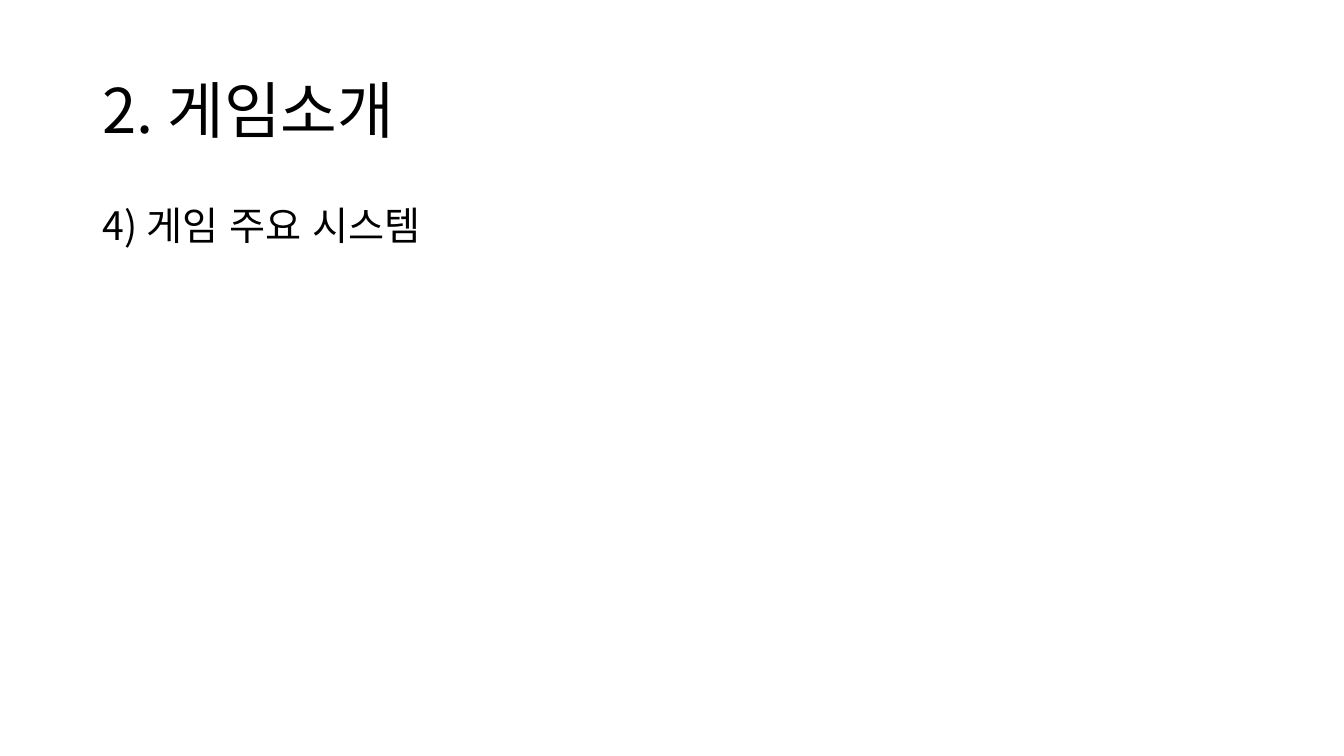
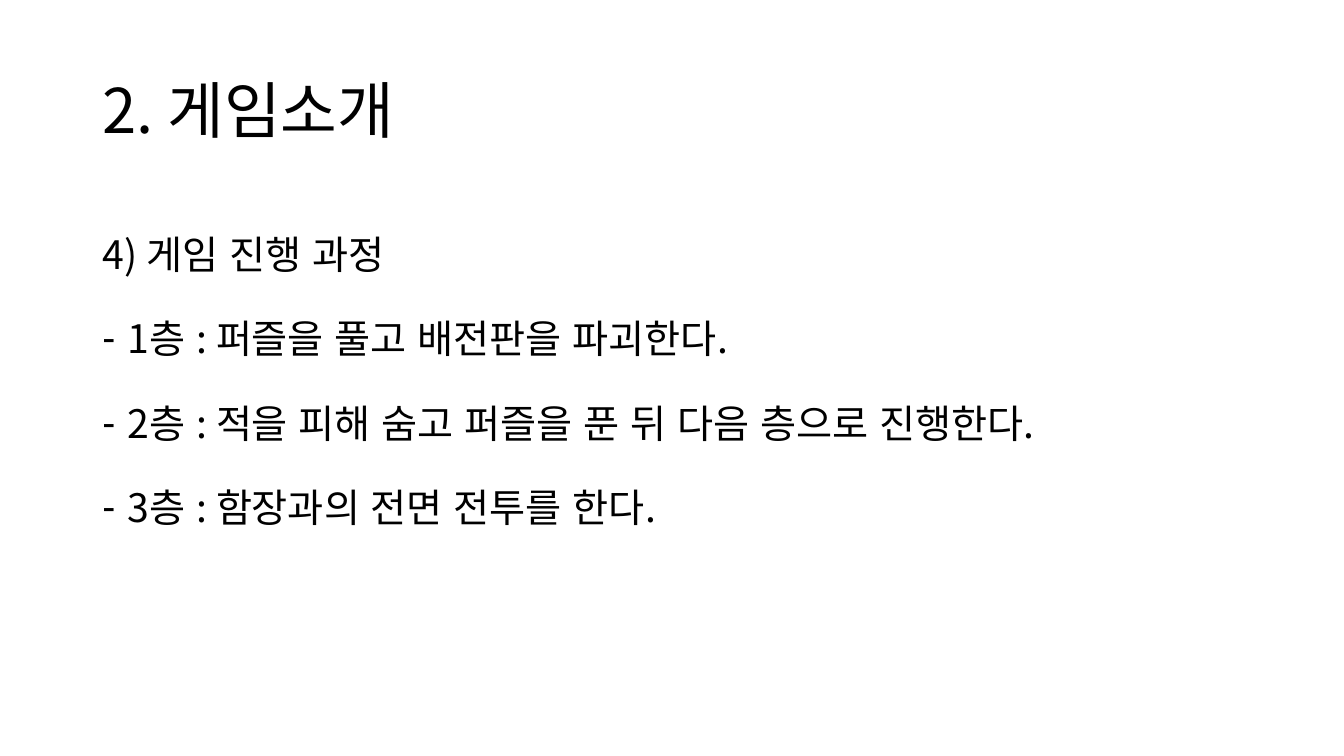
Before and after one commit to Mained606/SpaceShipLooting_VR, a slide deck: slide 8 of 진행/게임PPT/SpaceShip.pptx (slide 9 before the commit). Drawn at 1344x756 pixels with LibreOffice and Linux fonts; fonts in the diff are those of the drawing. Boxes give left, top, right and bottom in pixels: in the first picture for what was removed or moved away, otherwise in the second. Text is boxed around its words. In the diff, an @@ line names an element or a change of style, - is before the commit and + after.

```diff
--- a/진행/게임PPT/SpaceShip.pptx
+++ b/진행/게임PPT/SpaceShip.pptx
@@ text at (x1=102, y1=236, x2=1035, y2=525): text changed @@
-4) 게임 주요 시스템
+4) 게임 진행 과정
+– 1층 : 퍼즐을 풀고 배전판을 파괴한다.
+– 2층 : 적을 피해 숨고 퍼즐을 푼 뒤 다음 층으로 진행한다.
+– 3층 : 함장과의 전면 전투를 한다.
```
Also in this commit, not shown: 8 other slides changed, 1 slide removed, 8 other files.
